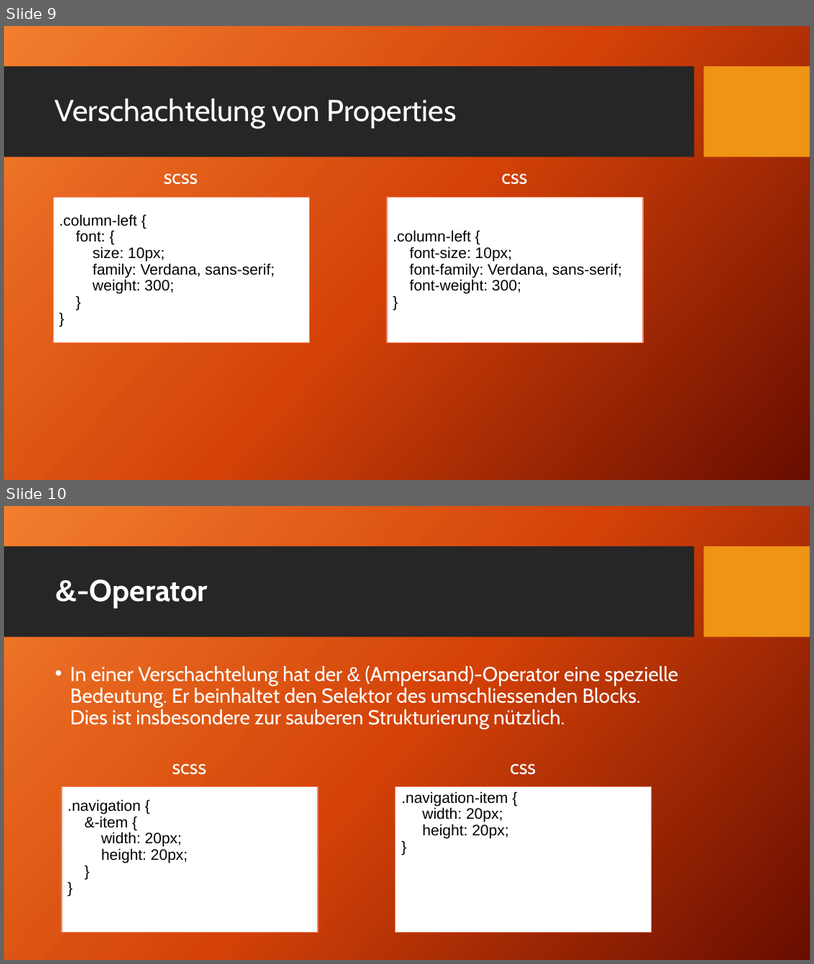
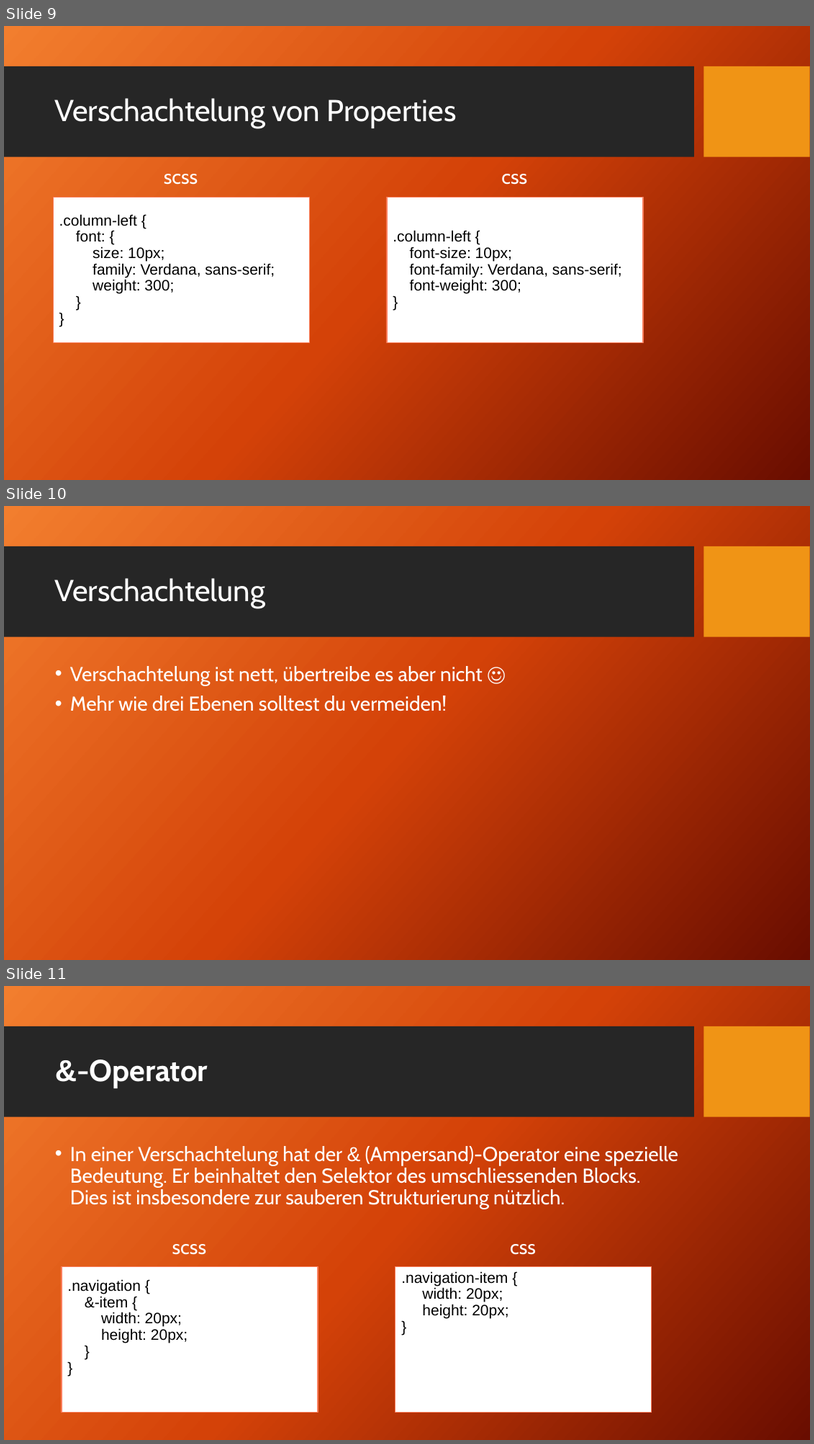
Before and after one commit to TomFrey/htmlCssBasicUebungen, a slide deck: sassSchulung.pptx. Shown one above the other, each under a label of ours: slides 9 and 10 before the commit, slides 9, 10 and 11 after it. The pictures are 814x964 and 814x1444 pixels, drawn with LibreOffice and Linux fonts; fonts in the diff are those of the drawing; background and template pictures are left out. Boxes give left, top, right and bottom in pixels: in the first picture for what was removed or moved away, otherwise in the second. Text is boxed around its words. In the diff, an @@ line names an element or a change of style, - is before the commit and + after.

```diff
--- a/sassSchulung.pptx
+++ b/sassSchulung.pptx
@@ slide 10 added at bbox=[4, 506, 810, 960], background picture (left out); not listed: 2 template elements that a slide beside it also shows @@
@@ title added at bbox=[55, 578, 265, 608], 36 pt, text #FFFFFF @@
+Verschachtelung
@@ text added at bbox=[70, 666, 483, 711], 24 pt, text #FFFFFF @@
+• Verschachtelung ist nett, übertreibe es aber nicht ☺
+• Mehr wie drei Ebenen solltest du vermeiden!
@@ what was slide 10 is now slide 11 @@
```
Also in this commit, not shown: 1 slide changed, 3 other slides added, 11 other files.
